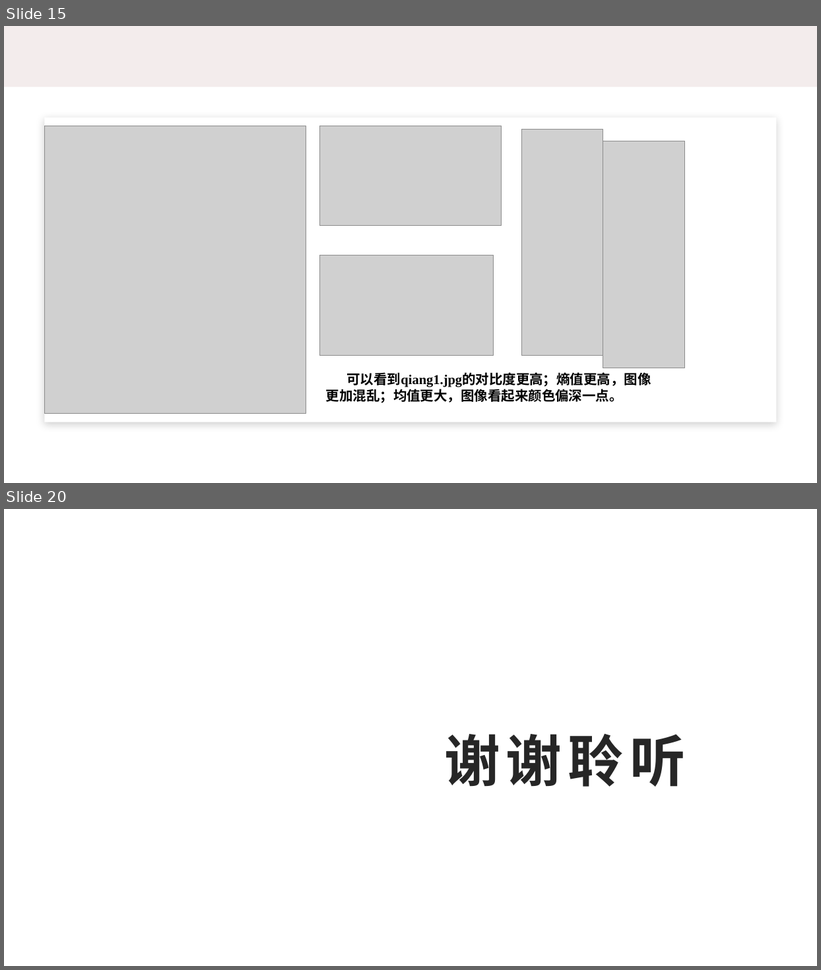
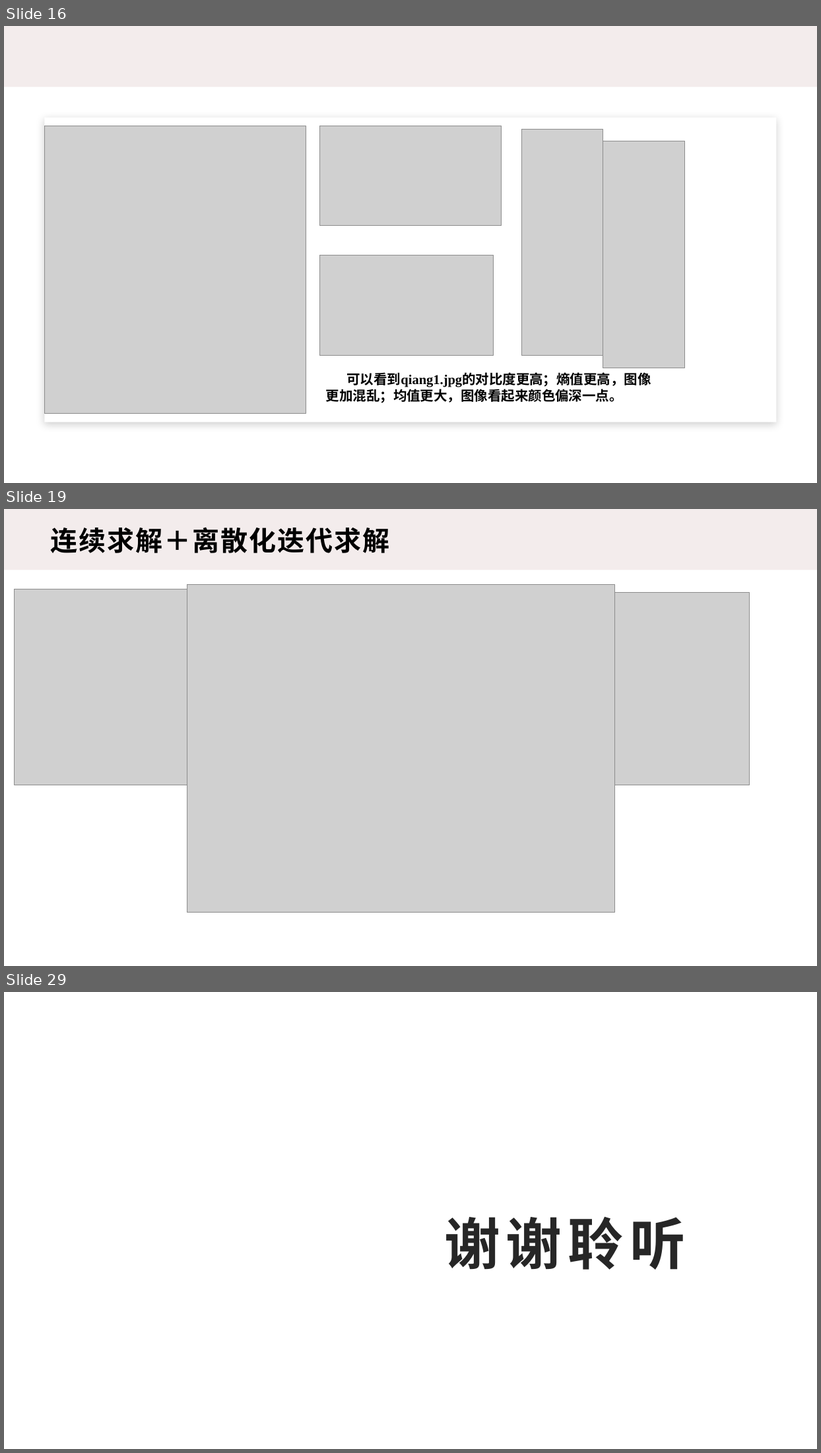
Before and after one commit to Jacky-007/master, a slide deck: 10185102144-董辰尧-09/10185102144-董辰尧-ppt.pptx. Shown one above the other, each under a label of ours: slides 15 and 20 before the commit, slides 16, 19 and 29 after it; the slides between them are not shown. The pictures are 821x970 and 821x1453 pixels, drawn with LibreOffice and Linux fonts; fonts in the diff are those of the drawing; grey boxes stand for pictures; background and template pictures are left out. Boxes give left, top, right and bottom in pixels: in the first picture for what was removed or moved away, otherwise in the second. Text is boxed around its words. In the diff, an @@ line names an element or a change of style, - is before the commit and + after.

```diff
--- a/10185102144-董辰尧-09/10185102144-董辰尧-ppt.pptx
+++ b/10185102144-董辰尧-09/10185102144-董辰尧-ppt.pptx
@@ slide 19 added at bbox=[4, 509, 817, 966], background #FFFFFF @@
@@ rectangle added at bbox=[4, 509, 817, 570], fill #F3ECEC @@
@@ text added at bbox=[51, 527, 390, 553], 32 pt, text #000000, bold @@
+连续求解＋离散化迭代求解
@@ picture added at bbox=[187, 585, 614, 913] @@
@@ picture added at bbox=[15, 589, 366, 786] @@
@@ picture added at bbox=[397, 592, 749, 785] @@
@@ what was slide 15 is now slide 16 @@
@@ what was slide 20 is now slide 29 @@
```
Also in this commit, not shown: 3 slides changed, 10 other slides added, 2 slides removed.
